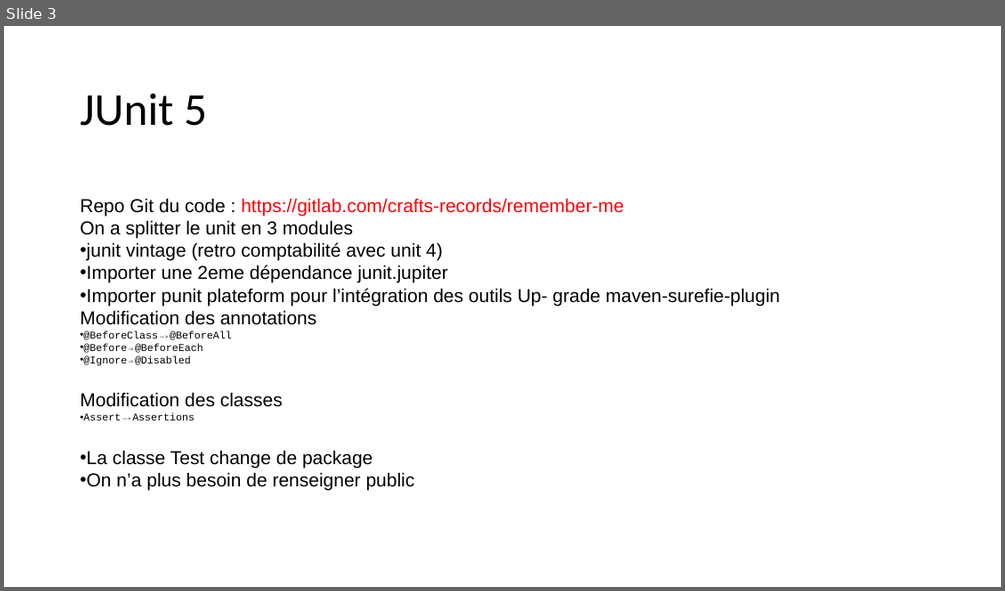
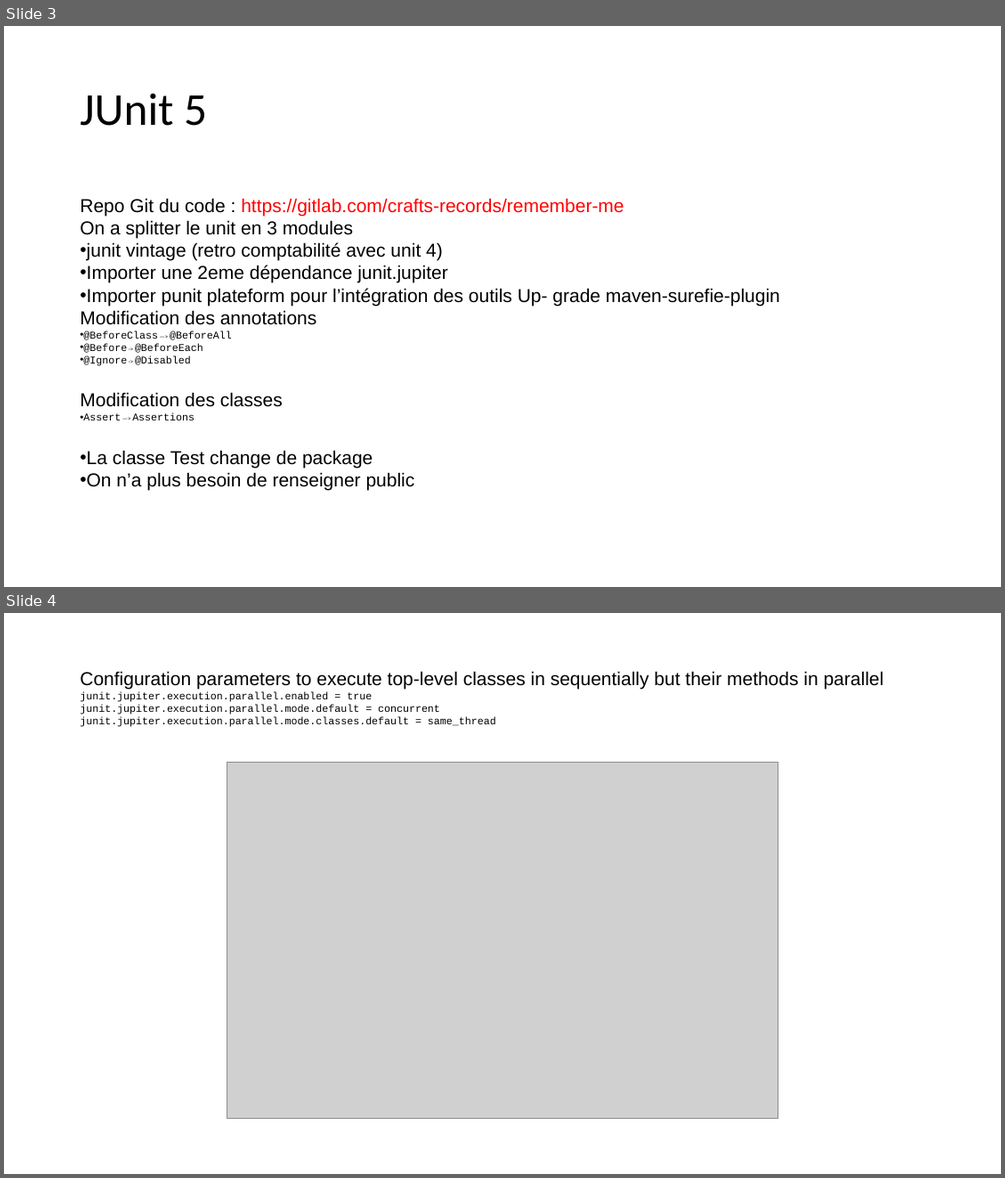
Before and after one commit to sebzuki/junit5, a slide deck: Junit5.pptx. Shown one above the other, each under a label of ours: slide 3 before the commit, slides 3 and 4 after it. The pictures are 1005x591 and 1005x1178 pixels, drawn with LibreOffice and Linux fonts; fonts in the diff are those of the drawing; grey boxes stand for pictures. Boxes give left, top, right and bottom in pixels: in the first picture for what was removed or moved away, otherwise in the second. Text is boxed around its words. In the diff, an @@ line names an element or a change of style, - is before the commit and + after.

Commit message:
init

```diff
--- a/Junit5.pptx
+++ b/Junit5.pptx
@@ slide 4 added at <box>4,613,1001,1174</box>, background #FFFFFF @@
@@ title added at <box>80,671,884,727</box>, 10 pt, text #000000 @@
+Configuration parameters to execute top-level classes in sequentially but their methods in parallel
+junit.jupiter.execution.parallel.enabled = true
+junit.jupiter.execution.parallel.mode.default = concurrent
+junit.jupiter.execution.parallel.mode.classes.default = same_thread
@@ picture added at <box>226,763,778,1119</box> @@
```
